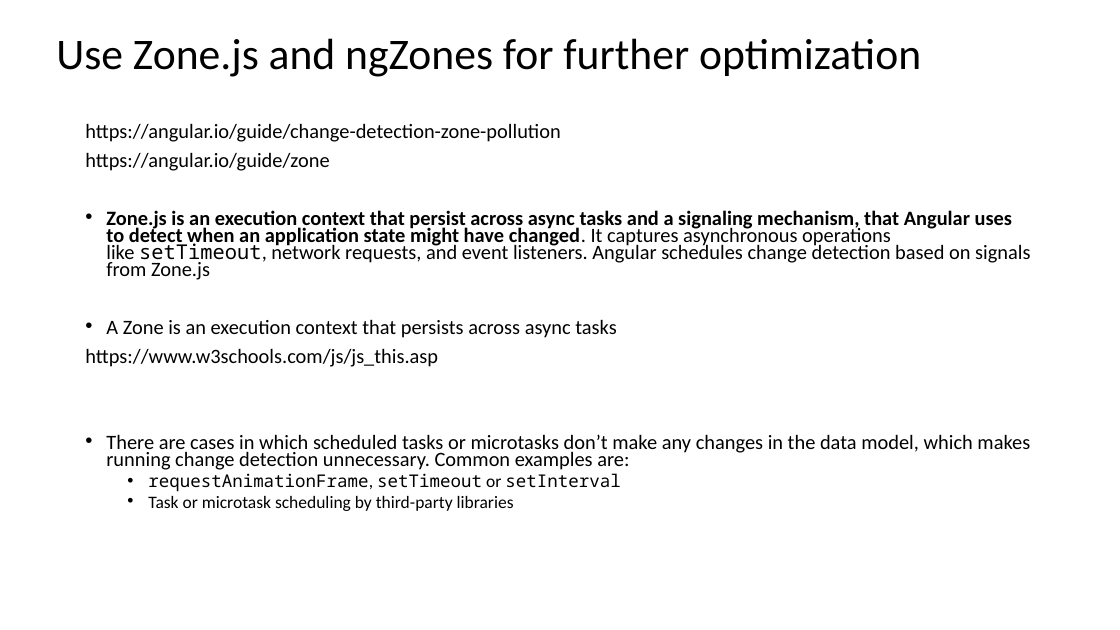
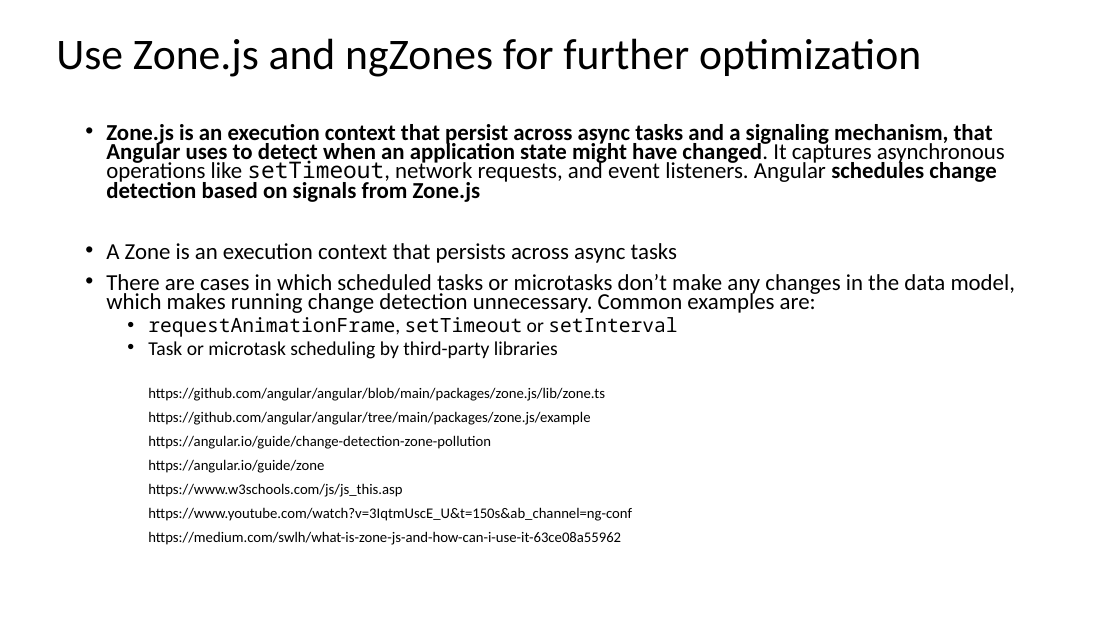
Before and after one commit to marius-oprea/onPush, a slide deck: slide 7 of presentation/Presentation.odp (slide 6 before the commit). Drawn at 1120x630 pixels with LibreOffice and Linux fonts; fonts in the diff are those of the drawing. Boxes give left, top, right and bottom in pixels: in the first picture for what was removed or moved away, otherwise in the second. Text is boxed around its words. In the diff, an @@ line names an element or a change of style, - is before the commit and + after.

```diff
--- a/presentation/Presentation.odp
+++ b/presentation/Presentation.odp
@@ text at [85, 123, 560, 171]: paragraphs removed @@
-https://angular.io/guide/change-detection-zone-pollution
-https://angular.io/guide/zone
@@ text at [106, 124, 1015, 359]: size 17.5 to 19.6 pt in "Zone.js is an execution context that persist ...", "A Zone is an execution context that ...", "There are cases in which scheduled tasks ..."; bold on in "schedules change detection based on signals from ..."; size 15 to 16.8 pt in "requestAnimationFrame, setTimeout or setInterval", "Task or microtask scheduling by third-party libraries" @@
@@ text at [85, 348, 438, 367]: paragraph removed @@
-https://www.w3schools.com/js/js_this.asp
@@ text at [148, 387, 632, 545]: paragraphs added @@
+https://github.com/angular/angular/blob/main/packages/zone.js/lib/zone.ts
+https://github.com/angular/angular/tree/main/packages/zone.js/example
+https://angular.io/guide/change-detection-zone-pollution
+https://angular.io/guide/zone
+https://www.w3schools.com/js/js_this.asp
+https://www.youtube.com/watch?v=3IqtmUscE_U&t=150s&ab_channel=ng-conf
+https://medium.com/swlh/what-is-zone-js-and-how-can-i-use-it-63ce08a55962
```
Also in this commit, not shown: 3 other slides changed, 1 slide added, 6 other files.
